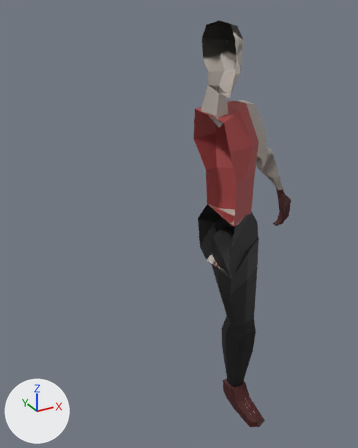
A saved change to the glTF model public/assets/blog/blender/character.glb.
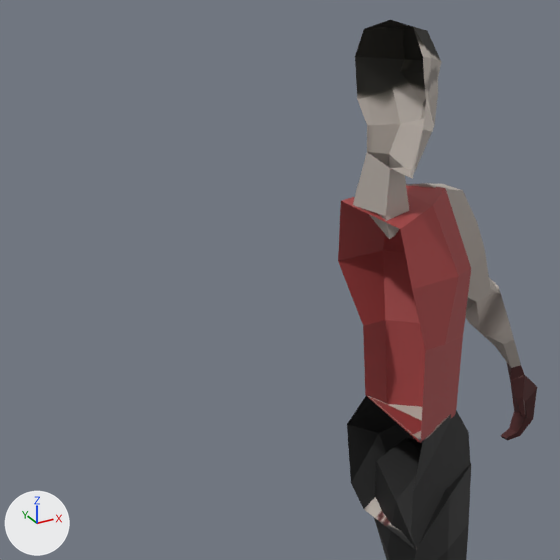
Old and new are each drawn whole from a 50 mm camera at (-1.082, -1.725, 1.268) aimed at (-0.012, 0.221, 0.295) and again close up on the part from 8% to 84% of the width and 2% to 63% of the height. Every picture has the same lights, and +X, +Y and +Z are marked at lower left. Where no turn or scale is listed for an object, it has been applied to the vertices. Vertices at the same position are counted once.

The first close-up shows 'Head', 'Torso', 'arm', 'hand', 'leg', 'pelvis'.
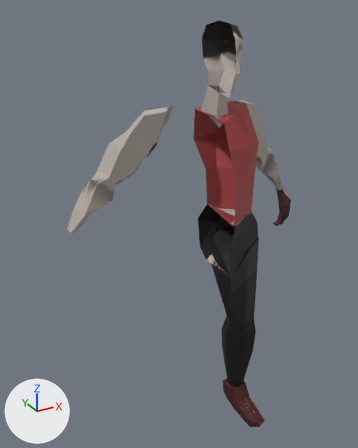
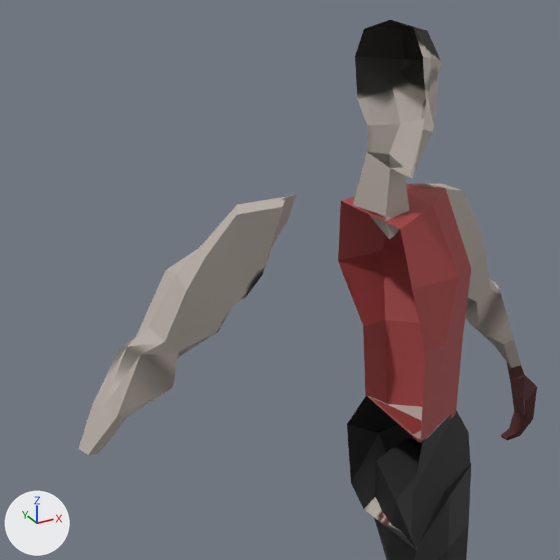
Location of each change, [x1, y1, x2, y2] in pixels of the close-ups (560 x 560 px):
'arm', reshaped
    before: [406, 183, 521, 368]
    after: [78, 183, 521, 455]
part 1 of me_cube_003, added
    after: [78, 195, 296, 455]

Edits to the bpy script that builds the scene:
```text
Change me_cube_003:
    where me_cube_003.from_pydata(...)  # 48 vertices, 96 faces; spans x -4.13..1.69, y -3.57..-0.92, z -1.73..4.64
    used by ob_arm; location = (0.321, 0.026, 0.733); scale = (-0.0846, -0.0846, -0.0846)
    me_cube_003 part 1: the loose piece of 48 vertices spanning x -4.13..1.69, y -3.57..-0.92, z -1.73..4.64 is copied, and the copy is mirrored in x about its middle, then moved by (8.56, 0.0, 0.0); it spans x 4.43..10.25, y -3.57..-0.92, z -1.73..4.64
```
